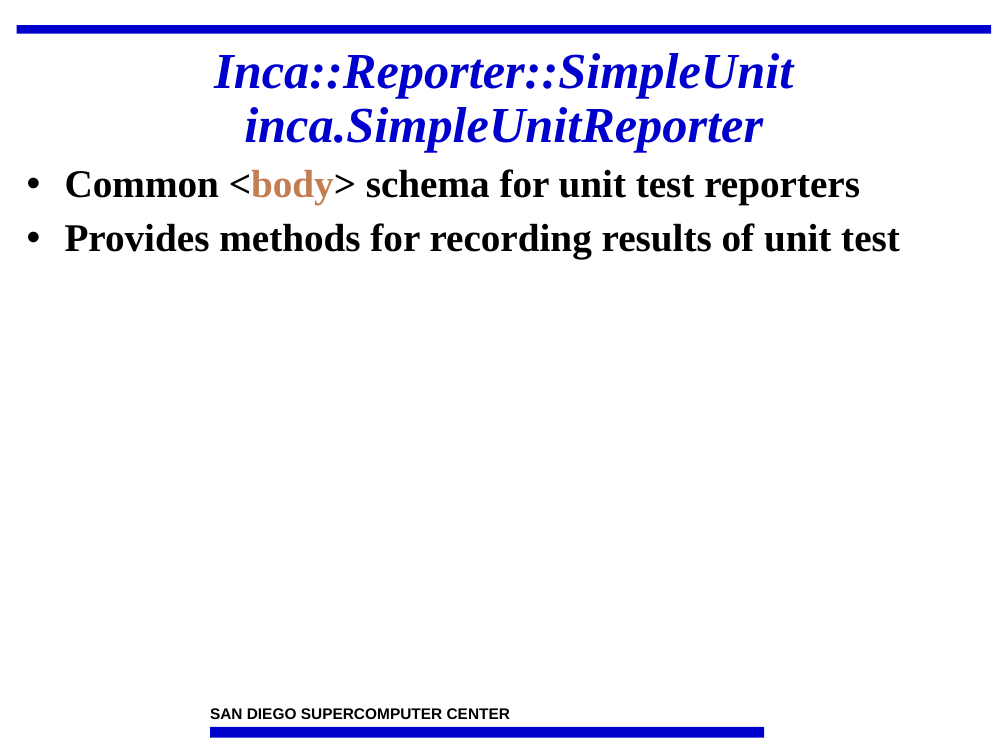
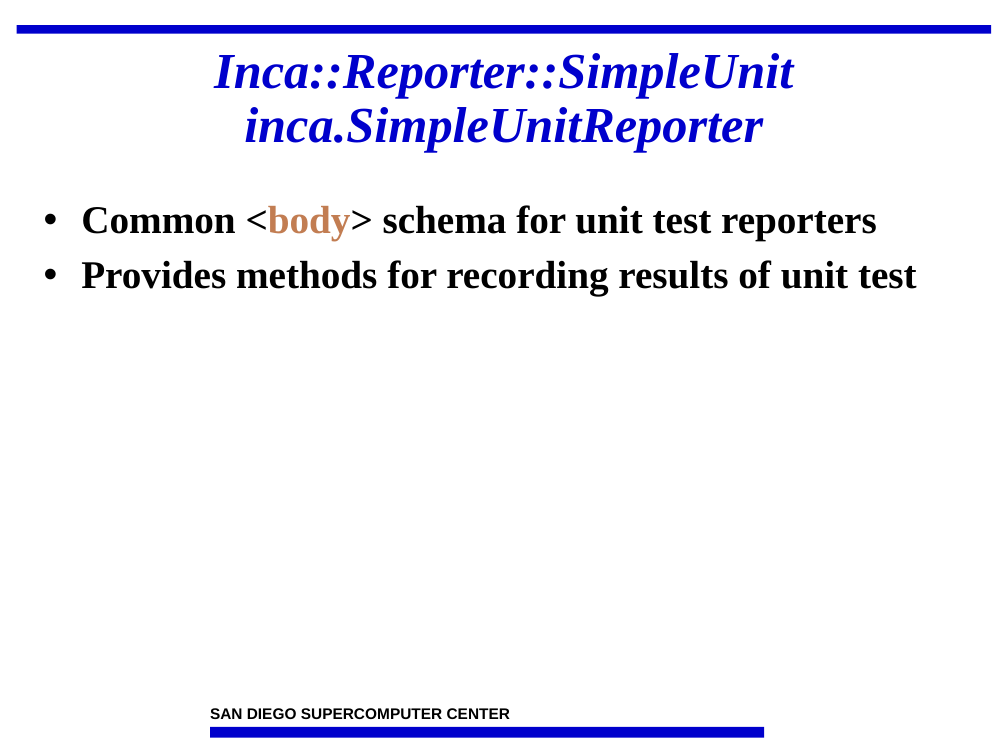
Before and after one commit to IncaProject/inca-xsede, a slide deck: slide 20 of talks/2008workshop/incaReporters.ppt (slide 16 before the commit). Drawn at 1008x756 pixels with LibreOffice and Linux fonts; fonts in the diff are those of the drawing; background and template pictures are left out. Boxes give left, top, right and bottom in pixels: in the first picture for what was removed or moved away, otherwise in the second. Text is boxed around its words. In the diff, an @@ line names an element or a change of style, - is before the commit and + after.

```diff
--- a/talks/2008workshop/incaReporters.ppt
+++ b/talks/2008workshop/incaReporters.ppt
@@ text "Common <body> schema for unit ...": place and size @@
-text "Common <body> schema for unit ..." at [65,169,900,259]
+text "Common <body> schema for unit ..." at [81,205,917,295]
```
Also in this commit, not shown: 13 other slides changed, 7 slides added.
